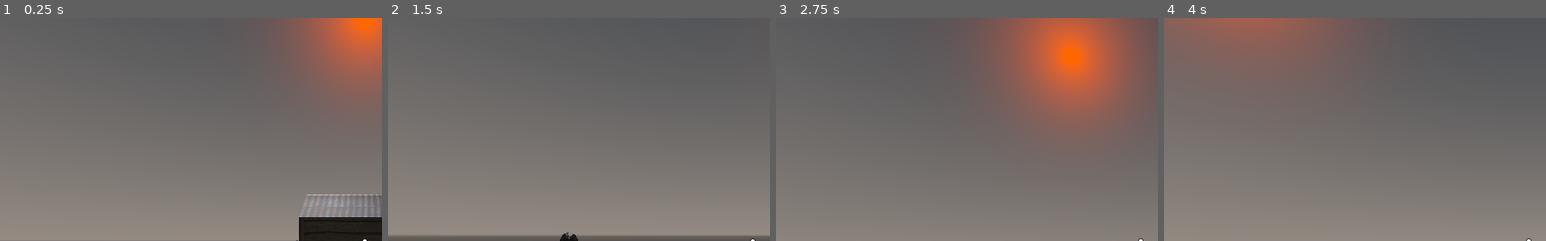
Above: before the commit, frames 1-4 (left to right).
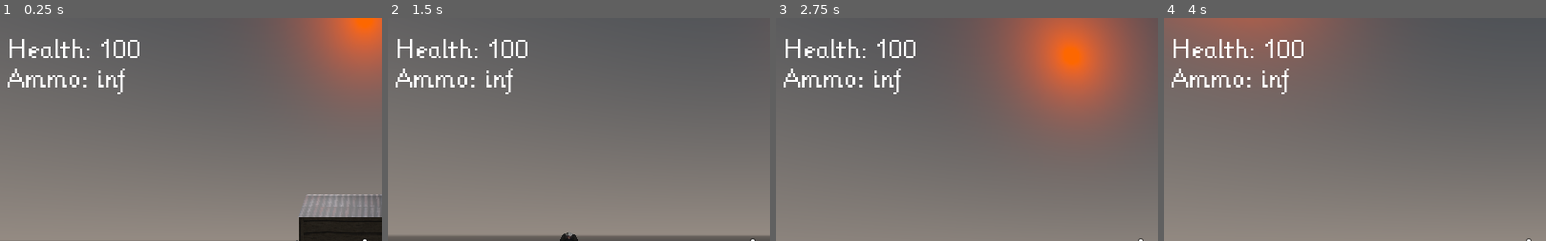
Above: after the commit, the same moments.

Repository: ikilinc1/-Godot-Engine-Retro-3D-FPS
Game: Godot game, scene res://World.tscn
Two runs of this game, one before a commit and one after it. Both use one fixed random seed, a clock stepped at 60 frames per second and the inputs below.
Inputs (mouse positions are % of the whole screen's width and height, from its top left):
- Up to frame 1 (0.25 s): no input
- Up to frame 2 (1.5 s): tap Enter at 0.5 s; move the mouse to (55, 50) at 0.52 s; press the mouse at (55, 50) at 0.53 s; hold W (move_forwards) from 0.53 s (still down); tap Space (jump) at 0.77 s; move the mouse to (45, 50) at 1.27 s; release the mouse at (45, 50) at 1.28 s; tap 1 at 1.35 s
- Up to frame 3 (2.75 s): keep holding W (move_forwards); tap Space (jump) at 1.52 s; move the mouse to (52, 48) at 2.02 s; tap 2 at 2.1 s
- Up to frame 4 (4 s): keep holding W (move_forwards); move the mouse to (49, 52) at 2.77 s; tap 3 at 2.85 s; tap Space (jump) at 3.02, 3.77 s; tap R (restart) at 3.5 s; move the mouse to (57, 51) at 3.52 s; tap 4 at 3.6 s
The pictures show only the part of the screen within x 2-52%, y 0-50%; the shares and areas given below are measured in that part.

The runs differ from the first frame. In frame 1, 1.7% of the frame differs, in the area x 2-37%, y 9-35%; in frame 2, 1.7%; in frame 3, 1.7%; in frame 4, 1.7%.

Commit message:
added ammo and health display

Diff:
--- a/Retro-3D-FPS/characters/player/Player.tscn
+++ b/Retro-3D-FPS/characters/player/Player.tscn
@@ -23,6 +23,7 @@
 [ext_resource path="res://characters/player/PickupManager.gd" type="Script" id=21]
 [ext_resource path="res://ui/crypt_domino_1b.png" type="Texture" id=22]
 [ext_resource path="res://ui/KleintenDynFont.tres" type="DynamicFont" id=23]
+[ext_resource path="res://characters/player/StatsDisplay.gd" type="Script" id=24]
 
 [sub_resource type="CapsuleShape" id=1]
 radius = 0.5
@@ -622,7 +623,6 @@
 [node name="CharacterMover" parent="." instance=ExtResource( 2 )]
 
 [node name="HealthManager" parent="." instance=ExtResource( 3 )]
-max_health = 1
 
 [node name="Timer" type="Timer" parent="."]
 autostart = true
@@ -664,7 +664,19 @@
 texture = ExtResource( 22 )
 stretch_mode = 2
 
+[node name="StatsDisplay" type="Label" parent="CanvasLayer"]
+margin_left = 33.0
+margin_top = 28.0
+margin_right = 175.0
+margin_bottom = 103.0
+custom_fonts/font = ExtResource( 23 )
+text = "Health: 0
+Ammo: 0"
+script = ExtResource( 24 )
+
+[connection signal="ammo_changed" from="Camera/WeaponManager" to="CanvasLayer/StatsDisplay" method="update_ammo"]
 [connection signal="fired" from="Camera/WeaponManager/Weapons/MachineGun" to="Camera/WeaponManager/Weapons/MachineGun/Graphics/MuzzleFlash" method="flash"]
 [connection signal="fired" from="Camera/WeaponManager/Weapons/Shotgun" to="Camera/WeaponManager/Weapons/Shotgun/Graphics/MuzzleFlash" method="flash"]
 [connection signal="fired" from="Camera/WeaponManager/Weapons/RocketLauncher" to="Camera/WeaponManager/Weapons/RocketLauncher/Graphics/MuzzleFlash" method="flash"]
 [connection signal="dead" from="HealthManager" to="CanvasLayer/RestartMessage" method="show"]
+[connection signal="health_changed" from="HealthManager" to="CanvasLayer/StatsDisplay" method="update_health"]
--- /dev/null
+++ b/Retro-3D-FPS/characters/player/StatsDisplay.gd
@@ -0,0 +1,20 @@
+extends Label
+
+
+var ammo = 0
+var health = 0
+
+func update_ammo(amnt):
+	ammo = amnt
+	update_display()
+
+func update_health(amnt):
+	health = amnt
+	update_display()
+
+func update_display():
+	text = "Health: " + str(health)
+	var ammo_amnt = str(ammo)
+	if ammo < 0 :
+		ammo_amnt = "inf"
+	text += "\nAmmo: " + ammo_amnt
Not shown: 1 places in Retro-3D-FPS/characters/player/Player.tscn that only renumber resources
